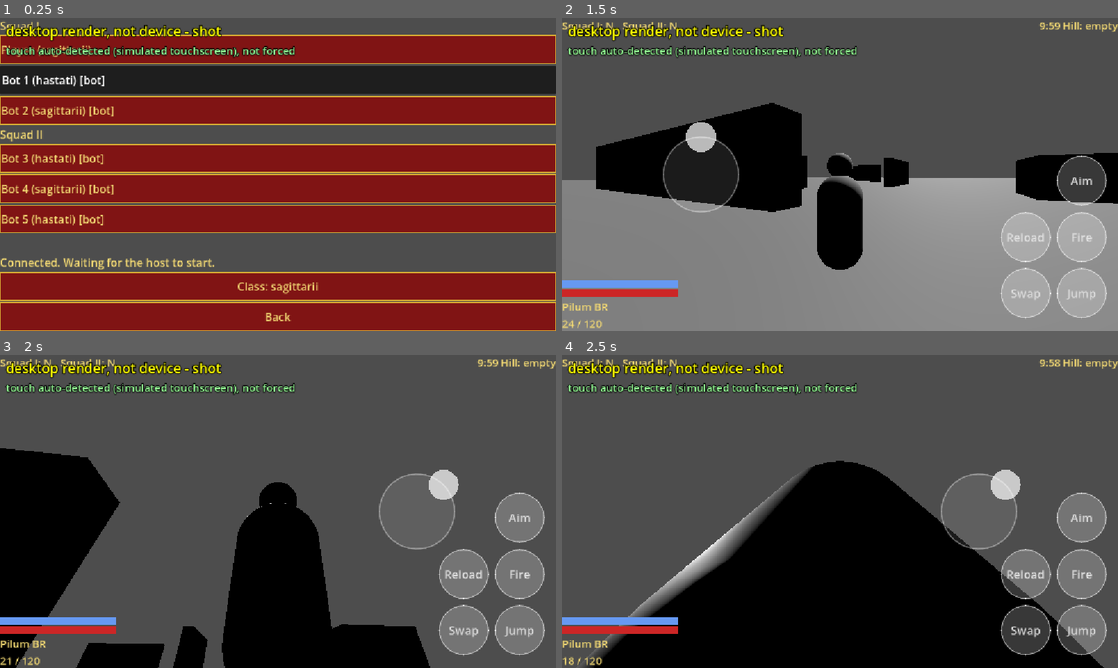
Above: before the commit, frames 1-4 (two rows, left to right).
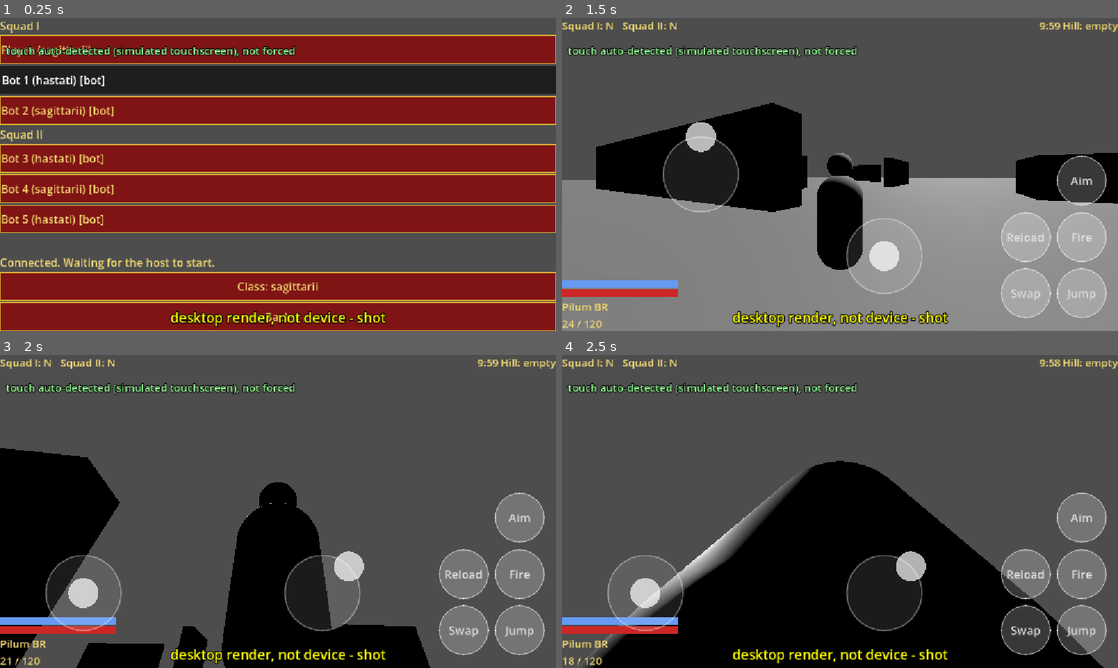
Above: after the commit, the same moments.

Repository: shibicb72-design/Project_Gladius
Game: Godot game, scene res://tools/touch_capture.tscn
Two runs of this game, one before a commit and one after it. Both use one fixed random seed, a clock stepped at 60 frames per second and the inputs below. This scene is started directly instead of the project's main scene.
Inputs (mouse positions are in pixels of both pictures, inside the frame that each line leads up to):
- Up to frame 1 (0.25 s): no input
- Up to frame 2 (1.5 s): move the mouse to (962, 158) at 0.52 s; press the mouse at (962, 158) at 0.53 s; hold D (move_right) 0.53-1.25 s; tap Space (jump) at 0.77 s; release the mouse at (962, 158) at 1.25 s; drag from (728, 190) to (812, 237) at 1.27 s
- Up to frame 3 (2 s): no input
- Up to frame 4 (2.5 s): move the mouse to (895, 442) at 2.02 s; press the mouse at (895, 442) at 2.03 s; hold D (move_right) from 2.03 s (still down)

The runs differ from the first frame. In frame 1, 2.1% of the frame differs, in the area x 1-70%, y 2-100%; in frame 2, 2.9%; in frame 3, 5.4%; in frame 4, 6.0%, in the area x 1-83%, y 2-99%.

Commit message:
feat: always-visible touch sticks
Co-Authored-By: Claude Sonnet 5.5 <noreply@anthropic.com>

Diff:
--- a/data/input.json
+++ b/data/input.json
@@ -33,6 +33,9 @@
 		"tap_slop_frac_of_height": 0.01,
 		"knob_frac_of_radius": 0.4,
 		"ring_alpha": 0.35,
+		"_sticks_todo": "OQ-35: rest centres of the always-visible sticks are placeholders: [x as fraction of width, y as fraction of height]. Move bottom-left; look bottom-centre-right, left of the button cluster.",
+		"move_stick_rest": [0.15, 0.76],
+		"look_stick_rest": [0.58, 0.76],
 		"move_zone": {"left": 0.0, "top": 0.0, "right": 0.5, "bottom": 1.0},
 		"look_zone": {"left": 0.5, "top": 0.0, "right": 1.0, "bottom": 1.0},
 		"tap_fire_max_s": 0.2,
--- /dev/null
+++ b/scripts/ui/stick_visual.gd
@@ -0,0 +1,35 @@
+class_name StickVisual
+extends Control
+## Translucent ring with a knob for one virtual stick. Purely visual: TouchHud owns the input
+## and positions this node (a square of side 2 * radius centred on the stick).
+
+var ring_alpha: float = 0.35
+var knob_frac: float = 0.4
+## Knob offset from the ring centre in pixels (clamped to the ring radius when drawn).
+var knob_offset: Vector2 = Vector2.ZERO
+
+
+func _init() -> void:
+	mouse_filter = Control.MOUSE_FILTER_IGNORE
+	focus_mode = Control.FOCUS_NONE
+
+
+## Places the ring so its centre is `center` (HUD space) with the given radius.
+func place(center: Vector2, radius: float) -> void:
+	position = center - Vector2(radius, radius)
+	size = Vector2(radius, radius) * 2.0
+	queue_redraw()
+
+
+func set_knob_offset(off: Vector2) -> void:
+	knob_offset = off
+	queue_redraw()
+
+
+func _draw() -> void:
+	var r := size.x * 0.5
+	var c := Vector2(r, r)
+	var ring := Color(1, 1, 1, ring_alpha)
+	draw_circle(c, r, Color(1, 1, 1, ring_alpha * 0.3))
+	draw_arc(c, r, 0.0, TAU, 48, ring, 3.0, true)
+	draw_circle(c + knob_offset.limit_length(r), r * knob_frac, Color(1, 1, 1, minf(1.0, ring_alpha * 2.0)))
--- a/scripts/ui/touch_hud.gd
+++ b/scripts/ui/touch_hud.gd
@@ -1,5 +1,6 @@
 extends Control
-## Touch HUD: floating move stick (left), look stick or drag with tap-to-fire (right), action buttons.
+## Touch HUD: always-visible move stick (bottom-left, re-centres under the thumb) and look stick (bottom
+## centre-right, drag with tap-to-fire), plus action buttons.
 ## Feeds TouchProvider; buttons press InputMap actions. Layout comes from data/input.json.
 
 const _DataRegistry := preload("res://scripts/systems/data_registry.gd")
@@ -22,6 +23,8 @@
 var _fire_pulse_s: float = 0.0
 var _button_touch: Dictionary = {}  # touch index -> action
 var _buttons: Dictionary = {}  # action -> Control
+var move_stick: StickVisual
+var look_stick: StickVisual
 var _emulation_overridden: bool = false
 var _prev_emulation: bool = true
 
@@ -45,6 +48,14 @@
 		b.anchor_bottom = anchor[1]
 		add_child(b)
 		_buttons[action] = b
+	for s in ["move_stick", "look_stick"]:
+		var v := StickVisual.new()
+		v.name = s
+		v.ring_alpha = float(_layout.get("ring_alpha", 0.35))
+		v.knob_frac = float(_layout.get("knob_frac_of_radius", 0.4))
+		add_child(v)
+	move_stick = get_node("move_stick")
+	look_stick = get_node("look_stick")
 	resized.connect(relayout)
 	get_viewport().size_changed.connect(relayout)
 	relayout()
@@ -117,7 +128,38 @@
 		b.offset_bottom = b.offset_top + s
 		b.add_theme_font_size_override("font_size", int(s * float(_layout.get("button_font_frac_of_size", 0.24))))
 		_style_button(b, _button_touch.values().has(action))
-	queue_redraw()
+	_update_sticks()
+
+
+## Rest centre of a stick in HUD space, from data (x of width, y of height).
+func _rest_center(key: String, fallback: Array) -> Vector2:
+	var a: Array = _layout.get(key, fallback)
+	var s := _area()
+	return Vector2(float(a[0]) * s.x, float(a[1]) * s.y)
+
+
+func get_move_rest() -> Vector2:
+	return _rest_center("move_stick_rest", [0.15, 0.76])
+
+
+func get_look_rest() -> Vector2:
+	return _rest_center("look_stick_rest", [0.58, 0.76])
+
+
+## Places both stick rings: look is fixed at rest; move follows the thumb while held and returns to rest on release.
+func _update_sticks() -> void:
+	if move_stick == null:
+		return
+	var r := _radius()
+	var look_c := get_look_rest()
+	look_stick.place(look_c, r)
+	look_stick.set_knob_offset((_look_pos - _look_origin) if _look_touch != -1 else Vector2.ZERO)
+	if _move_touch != -1:
+		move_stick.place(_move_origin, r)
+		move_stick.set_knob_offset(_move_pos - _move_origin)
+	else:
+		move_stick.place(get_move_rest(), r)
+		move_stick.set_knob_offset(Vector2.ZERO)
 
 
 func _anchor_point() -> Vector2:
@@ -203,7 +245,7 @@
 		_move_touch = idx
 		_move_origin = pos
 		_move_pos = pos
-		queue_redraw()
+		_update_sticks()
 	elif _look_touch == -1 and _zone_rect("look_zone").has_point(pos):
 		_look_touch = idx
 		_look_origin = pos
@@ -212,7 +254,7 @@
 		_look_moved = false
 		_look_travel = 0.0
 		provider.clear_look()
-		queue_redraw()
+		_update_sticks()
 
 
 func _on_up(idx: int) -> void:
@@ -225,14 +267,14 @@
 	elif idx == _move_touch:
 		_move_touch = -1
 		provider.move_value = Vector2.ZERO
-		queue_redraw()
+		_update_sticks()
 	elif idx == _look_touch:
 		if not _look_moved and _look_down_s <= float(_layout.get("tap_fire_max_s", 0.2)):
 			Input.action_press("fire")
 			_fire_pulse_s = float(_layout.get("fire_pulse_s", 0.08))
 		_look_touch = -1
 		provider.clear_look()
-		queue_redraw()
+		_update_sticks()
 
 
 func _on_drag(idx: int, pos: Vector2, relative: Vector2) -> void:
@@ -240,7 +282,7 @@
 	if idx == _move_touch:
 		_move_pos = pos
 		provider.move_value = _stick(pos, _move_origin, float(dz.get("touch_move", 0.1)))
-		queue_redraw()
+		_update_sticks()
 	elif idx == _look_touch:
 		_look_pos = pos
 		if provider.look_mode == "drag":
@@ -253,23 +295,4 @@
 			if v != Vector2.ZERO:
 				_look_moved = true
 			provider.look_value = v
-		queue_redraw()
-
-
-func _draw() -> void:
-	var r := _radius()
-	var alpha := float(_layout.get("ring_alpha", 0.35))
-	var knob_r := r * float(_layout.get("knob_frac_of_radius", 0.4))
-	var ring := Color(1, 1, 1, alpha)
-	var knob := Color(1, 1, 1, minf(1.0, alpha * 2.0))
-	if _move_touch != -1:
-		_draw_stick(_move_origin, _move_pos, r, knob_r, ring, knob)
-	if _look_touch != -1 and provider.look_mode != "drag":
-		_draw_stick(_look_origin, _look_pos, r, knob_r, ring, knob)
-
-
-func _draw_stick(origin: Vector2, pos: Vector2, r: float, knob_r: float, ring: Color, knob: Color) -> void:
-	draw_arc(origin, r, 0.0, TAU, 48, ring, 3.0, true)
-	draw_circle(origin, r, Color(ring.r, ring.g, ring.b, ring.a * 0.3))
-	var off := (pos - origin).limit_length(r)
-	draw_circle(origin + off, knob_r, knob)
+		_update_sticks()
--- a/tests/test_touch_controls.gd
+++ b/tests/test_touch_controls.gd
@@ -372,6 +372,47 @@
 	hud.free()
 
 
+func _check_rest_sticks(sz: Vector2) -> void:
+	var hud := _new_hud()
+	hud.size = sz
+	hud.relayout()
+	var view := Rect2(Vector2.ZERO, sz)
+	var sticks := {"move": hud.move_stick, "look": hud.look_stick}
+	var rects: Array = []
+	for name in sticks:
+		var s: Control = sticks[name]
+		assert_true(s != null and s.is_visible_in_tree(), "%s stick visible at rest at %s" % [name, sz])
+		var r := s.get_global_rect()
+		assert_true(r.size.x > 0.0 and r.size.y > 0.0, "%s stick has size at %s" % [name, sz])
+		assert_true(view.encloses(r), "%s stick inside viewport %s, got %s" % [name, sz, r])
+		for action in BUTTON_LABELS:
+			assert_true(not r.intersects(hud.get_button_rect(action)), "%s stick clear of %s at %s" % [name, action, sz])
+		for other in rects:
+			assert_true(not r.intersects(other), "sticks overlap at %s" % sz)
+		rects.append(r)
+	assert_true(hud.move_stick.get_global_rect().get_center().x < hud.look_stick.get_global_rect().get_center().x, "move stick left of look stick at %s" % sz)
+	hud.free()
+
+
+func test_both_sticks_visible_at_rest_folded_2520x1080() -> void:
+	_check_rest_sticks(Vector2(2520, 1080))
+
+
+func test_both_sticks_visible_at_rest_unfolded_2176x1812() -> void:
+	_check_rest_sticks(Vector2(2176, 1812))
+
+
+func test_move_stick_recentres_on_touch_and_returns_to_rest() -> void:
+	var hud := _new_hud()
+	var rest: Vector2 = hud.move_stick.get_global_rect().get_center()
+	var p := Vector2(300, 400)
+	_touch(hud, 0, p, true)
+	assert_true(hud.move_stick.get_global_rect().get_center().is_equal_approx(p), "move stick centred under thumb")
+	_touch(hud, 0, p, false)
+	assert_true(hud.move_stick.get_global_rect().get_center().is_equal_approx(rest), "move stick back at rest")
+	hud.free()
+
+
 func test_mouse_emulation_off_while_hud_active_and_restored() -> void:
 	Input.emulate_mouse_from_touch = true
 	var hud := _new_hud()
--- a/tools/touch_capture.gd
+++ b/tools/touch_capture.gd
@@ -36,7 +36,9 @@
 	add_child(layer)
 	_label = Label.new()
 	_label.text = "desktop render, not device - %s" % _tag
-	_label.position = Vector2(12, 8)
+	_label.set_anchors_and_offsets_preset(Control.PRESET_CENTER_BOTTOM, Control.PRESET_MODE_MINSIZE, 8)
+	_label.grow_horizontal = Control.GROW_DIRECTION_BOTH
+	_label.grow_vertical = Control.GROW_DIRECTION_BEGIN
 	_label.add_theme_font_size_override("font_size", 28)
 	_label.add_theme_color_override("font_color", Color(1, 1, 0))
 	_label.add_theme_color_override("font_outline_color", Color(0, 0, 0))
Not shown, added: scripts/ui/stick_visual.gd.uid
Not shown, changed: docs/OPEN_QUESTIONS.md
